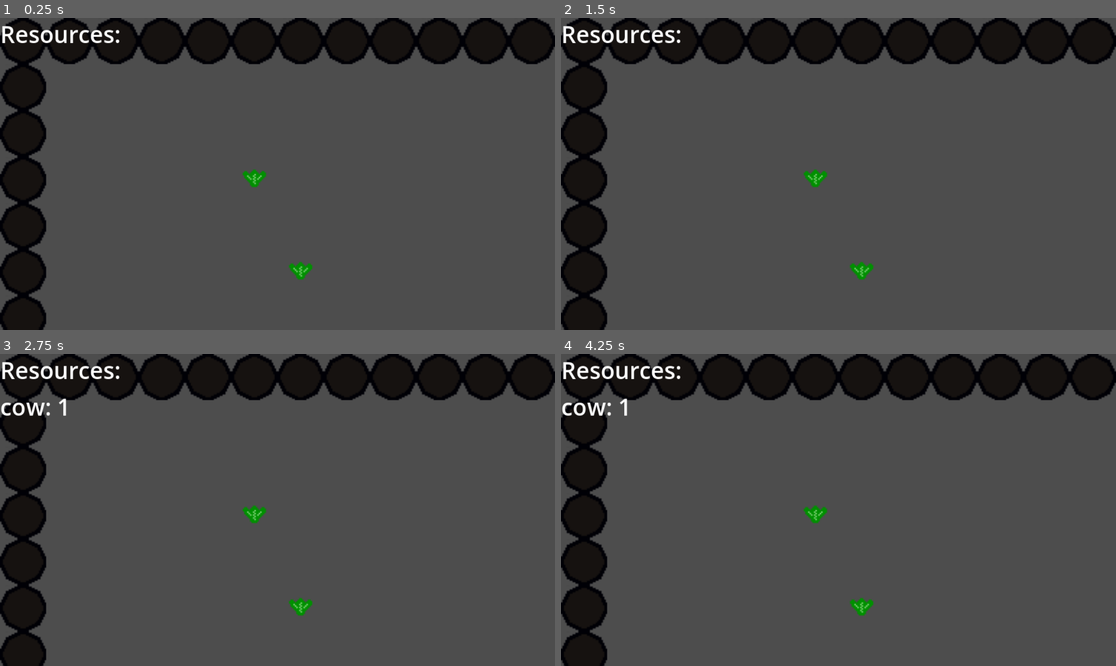
Above: before the commit, frames 1-4 (two rows, left to right).
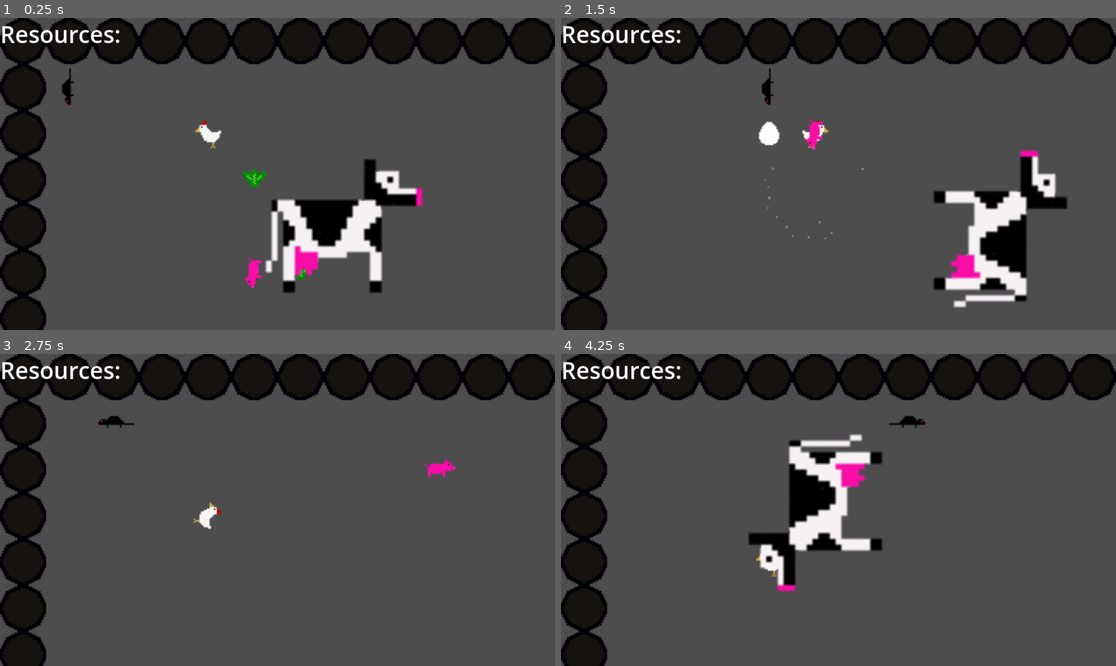
Above: after the commit, the same moments.

Repository: GymShrek/Cooking_mamba_fresh
Game: Godot game, scene res://scenes/Main.tscn
Same seed, same stepped clock (60 frames per second), same inputs: the game is played once before the commit and once after it.
Inputs:
- Up to frame 1 (0.25 s): no input
- Up to frame 2 (1.5 s): hold Right (ui_right) 0.53-1.28 s; hold Down (ui_down) from 1.28 s (still down)
- Up to frame 3 (2.75 s): release Down (ui_down) at 2.03 s; hold Right (ui_right) from 2.03 s (still down)
- Up to frame 4 (4.25 s): release Right (ui_right) at 2.78 s; hold Up (ui_up) 2.78-3.53 s; hold Left (ui_left) from 3.53 s (still down)

The runs differ from the first frame. In frame 1, 5.8% of the frame differs, in the area x 11-77%, y 16-89%; in frame 2, 6.2%, in the area x 35-92%, y 16-93%; in frame 3, 1.0%; in frame 4, 5.9%.
Error before the commit: Parse Error: Function "find_nearest_destroyable_resource()" not found in base self. (res://scripts/animals/mouse.gd:23)

Commit message:
Reorganize files, update animal behaviour

Diff:
--- a/scripts/animal_manager.gd
+++ /dev/null
@@ -1,478 +0,0 @@
-# scripts/animal_manager.gd
-extends Node2D
-
-# Animal scene path
-var animal_scene = preload("res://scenes/Animal.tscn")
-
-# Reference to parent nodes
-@onready var grid = get_parent().get_node("Grid")
-@onready var snake = get_parent().get_node("Snake")
-
-# Animal movement timers
-var turn_timer = 0
-var turn_delay = 0.2  # Match snake's game_speed
-
-# Keep track of all animals
-var animals = []
-
-# Animal types and their properties
-var animal_types = {
-	"mouse": {
-		"texture": preload("res://assets/mouse.png"),
-		"size": Vector2i(1, 1),  # 1x1 grid cells
-		"speed": 1,              # 1 cell per turn
-		"destroys": ["wheat", "tomato", "lettuce"],
-		"movement": "perimeter"  # Special behavior flag
-	},
-	"chicken": {
-		"texture": preload("res://assets/chicken.png"),
-		"mid_texture": preload("res://assets/chicken_mid.png"),
-		"flight_texture": preload("res://assets/chicken_flight.png"),
-		"size": Vector2i(1, 1),
-		"speed": 1,
-		"destroys": [],
-		"movement": "flee",      # Will jump when snake approaches
-		"flight_state": 0        # 0=normal, 1=flight, 2=mid
-	},
-	"pig": {
-		"texture": preload("res://assets/pig.png"),
-		"size": Vector2i(1, 1),
-		"speed": 1,
-		"destroys": ["wheat", "tomato", "lettuce", "egg", "milk"],
-		"movement": "linear"     # Moves in linear paths
-	},
-	"cow": {
-		"texture": preload("res://assets/cow.png"),
-		"size": Vector2i(2, 2),  # 2x2 grid cells (4x normal size)
-		"speed": 2,              # 2 cells per turn
-		"destroys": [],
-		"movement": "wander"     # Random movement
-	}
-}
-
-# Flag to track if the manager is initialized
-var is_initialized = false
-
-# Called when the node enters the scene tree for the first time
-func _ready():
-	# Delay the initialization until after the snake is fully set up
-	call_deferred("initialize")
-
-# Initialize after other nodes are ready
-func initialize():
-	# Make sure snake is ready and has segments
-	if snake and snake.segments.size() > 0:
-		is_initialized = true
-		# Initial animal spawning
-		spawn_animals()
-	else:
-		# Try again in the next frame
-		call_deferred("initialize")
-
-# Called every frame
-func _process(delta):
-	# Don't process until initialized
-	if not is_initialized:
-		return
-
-	# Move animals based on turn timer (sync with snake movement)
-	turn_timer += delta
-	if turn_timer >= turn_delay:
-		turn_timer = 0
-		move_animals()
-
-# Spawn initial animals
-func spawn_animals():
-	spawn_animal("mouse", 3)  # Spawn 3 mice
-	spawn_animal("chicken", 2)  # Spawn 2 chickens
-	spawn_animal("pig", 1)  # Spawn 1 pig
-	spawn_animal("cow", 1)  # Spawn 1 cow
-
-# Spawn a specific number of a given animal type
-func spawn_animal(type, count):
-	for i in range(count):
-		var animal = animal_scene.instantiate()
-
-		# Set animal type and properties
-		animal.type = type
-		animal.size = animal_types[type].size
-		animal.speed = animal_types[type].speed
-		animal.destroys = animal_types[type].destroys
-		animal.movement_behavior = animal_types[type].movement
-		animal.texture = animal_types[type].texture
-
-		# For chickens, also set the additional textures
-		if type == "chicken":
-			animal.mid_texture = animal_types[type].mid_texture
-			animal.flight_texture = animal_types[type].flight_texture
-			animal.flight_state = animal_types[type].flight_state
-
-		# Find a valid position
-		var valid_position = false
-		var grid_pos = Vector2i()
-
-		while not valid_position:
-			# Generate a random position
-			if type == "mouse":
-				# Mice spawn near the perimeter
-				var perimeter_choice = randi() % 4
-				if perimeter_choice == 0:  # Top row
-					grid_pos = Vector2i(randi_range(1, grid.grid_size.x - 2), 1)
-				elif perimeter_choice == 1:  # Right column
-					grid_pos = Vector2i(grid.grid_size.x - 2, randi_range(1, grid.grid_size.y - 2))
-				elif perimeter_choice == 2:  # Bottom row
-					grid_pos = Vector2i(randi_range(1, grid.grid_size.x - 2), grid.grid_size.y - 2)
-				else:  # Left column
-					grid_pos = Vector2i(1, randi_range(1, grid.grid_size.y - 2))
-			elif type == "cow":
-				# Cow needs a 2x2 area, so check differently
-				grid_pos = Vector2i(
-					randi_range(1, grid.grid_size.x - 3),  # -3 to account for 2x2 size
-					randi_range(1, grid.grid_size.y - 3)
-				)
-			else:
-				# Other animals spawn anywhere valid
-				grid_pos = Vector2i(
-					randi_range(1, grid.grid_size.x - 2),
-					randi_range(1, grid.grid_size.y - 2)
-				)
-
-			# Check if position is valid
-			valid_position = is_position_valid_for_animal(grid_pos, type)
-
-		# Set the position
-		animal.grid_pos = grid_pos
-		animal.position = grid.grid_to_world(grid_pos)
-
-		# Special case for cow which is larger
-		if type == "cow":
-			animal.position -= Vector2(grid.CELL_SIZE/2, grid.CELL_SIZE/2)  # Adjust for center
-
-		# Add the animal to the scene
-		add_child(animal)
-		animals.append(animal)
-
-# Check if a position is valid for an animal
-func is_position_valid_for_animal(pos, type):
-	# Check if the cells are vacant
-	if type == "cow":
-		# Check 2x2 grid area for cow
-		for x in range(2):
-			for y in range(2):
-				var check_pos = pos + Vector2i(x, y)
-				if not grid.is_cell_vacant(check_pos):
-					return false
-
-		# Check for collision with snake
-		for segment in snake.segments:
-			for x in range(2):
-				for y in range(2):
-					if segment.grid_pos == pos + Vector2i(x, y):
-						return false
-
-		# Check for collision with other animals
-		for animal in animals:
-			if animal.type == "cow":
-				# Check if cow 2x2 areas overlap
-				var cow_area = Rect2(animal.grid_pos.x, animal.grid_pos.y, 2, 2)
-				var new_cow_area = Rect2(pos.x, pos.y, 2, 2)
-				if cow_area.intersects(new_cow_area):
-					return false
-			else:
-				# Check if other animal is within the cow's 2x2 area
-				for x in range(2):
-					for y in range(2):
-						if animal.grid_pos == pos + Vector2i(x, y):
-							return false
-
-		return true
-	else:
-		# Standard 1x1 cell check for other animals
-		if not grid.is_cell_vacant(pos):
-			return false
-
-		# Check for collision with snake
-		for segment in snake.segments:
-			if segment.grid_pos == pos:
-				return false
-
-		# Check for collision with other animals
-		for animal in animals:
-			if animal.type == "cow":
-				# Check if position is within cow's 2x2 area
-				var cow_area = Rect2(animal.grid_pos.x, animal.grid_pos.y, 2, 2)
-				if cow_area.has_point(pos):
-					return false
-			elif animal.grid_pos == pos:
-				return false
-
-		return true
-
-# Move all animals according to their behavior
-func move_animals():
-	for animal in animals:
-		if animal.type == "chicken":
-			update_chicken_state(animal)
-
-		if animal.flight_state == 1:  # Chicken in full flight - untouchable
-			continue  # Skip movement for flying chickens
-
-		move_animal(animal)
-
-# Update chicken state based on snake proximity
-func update_chicken_state(chicken_entity):
-	if chicken_entity.flight_state > 0:
-		# Already in flight, progress the animation
-		chicken_entity.flight_state = (chicken_entity.flight_state + 1) % 3
-		update_chicken_appearance(chicken_entity)
-		return
-
-	# Check if snake is within 1 cell
-	var snake_head_pos = snake.segments[0].grid_pos
-	var distance = abs(snake_head_pos.x - chicken_entity.grid_pos.x) + abs(snake_head_pos.y - chicken_entity.grid_pos.y)
-
-	if distance <= 1:
-		# Snake is close, start flight
-		chicken_entity.flight_state = 1  # Full flight
-		update_chicken_appearance(chicken_entity)
-
-# Update chicken appearance based on flight state
-func update_chicken_appearance(chicken_entity):
-	match chicken_entity.flight_state:
-		0:  # Normal
-			chicken_entity.get_node("Sprite2D").texture = chicken_entity.texture
-		1:  # Full flight
-			chicken_entity.get_node("Sprite2D").texture = chicken_entity.flight_texture
-		2:  # Mid flight
-			chicken_entity.get_node("Sprite2D").texture = chicken_entity.mid_texture
-
-# Move an animal based on its behavior
-func move_animal(animal):
-	var new_pos = animal.grid_pos
-
-	match animal.movement_behavior:
-		"perimeter":
-			new_pos = move_perimeter(animal)
-		"flee":
-			new_pos = move_flee(animal)
-		"linear":
-			new_pos = move_linear(animal)
-		"wander":
-			new_pos = move_wander(animal)
-
-	# Check if the new position is valid
-	var valid_move = false
-
-	if animal.type == "cow":
-		# Check 2x2 area for cow
-		valid_move = is_position_valid_for_animal(new_pos, "cow")
-	else:
-		# Standard check for other animals
-		valid_move = grid.is_cell_vacant(new_pos)
-
-		# Check for collision with snake
-		for segment in snake.segments:
-			if segment.grid_pos == new_pos:
-				valid_move = false
-
-		# Check for collision with other animals
-		for other_animal in animals:
-			if other_animal != animal:
-				if other_animal.type == "cow":
-					# Check if position is within cow's 2x2 area
-					var cow_area = Rect2(other_animal.grid_pos.x, other_animal.grid_pos.y, 2, 2)
-					if cow_area.has_point(new_pos):
-						valid_move = false
-				elif other_animal.grid_pos == new_pos:
-					valid_move = false
-
-	if valid_move:
-		# Check for collectibles to destroy
-		check_and_destroy_collectibles(animal, new_pos)
-
-		# Move the animal
-		animal.grid_pos = new_pos
-
-		if animal.type == "cow":
-			animal.position = grid.grid_to_world(new_pos) - Vector2(grid.CELL_SIZE/2, grid.CELL_SIZE/2)
-		else:
-			animal.position = grid.grid_to_world(new_pos)
-
-# Mouse movement: follows perimeter unless near edible resources
-func move_perimeter(animal):
-	var directions = [Vector2i(0, -1), Vector2i(1, 0), Vector2i(0, 1), Vector2i(-1, 0)]  # Up, Right, Down, Left
-
-	# First, check if any edible resources are within 5 tiles
-	var collectibles_node = get_parent().get_node("Collectibles")
-	var closest_resource = null
-	var closest_distance = 6  # More than our threshold of 5
-
-	for collectible in collectibles_node.get_children():
-		if animal.destroys.has(collectible.resource_type):
-			var collectible_grid_pos = grid.world_to_grid(collectible.position)
-			var distance = abs(animal.grid_pos.x - collectible_grid_pos.x) + abs(animal.grid_pos.y - collectible_grid_pos.y)
-
-			if distance < closest_distance:
-				closest_resource = collectible
-				closest_distance = distance
-
-	# If there's an edible resource within range, move toward it
-	if closest_resource and closest_distance <= 5:
-		var target_pos = grid.world_to_grid(closest_resource.position)
-		var best_dir = Vector2i(0, 0)
-		var min_distance = 999
-
-		for dir in directions:
-			var new_pos = animal.grid_pos + dir
-			var new_distance = abs(new_pos.x - target_pos.x) + abs(new_pos.y - target_pos.y)
-
-			if new_distance < min_distance and grid.is_cell_vacant(new_pos):
-				min_distance = new_distance
-				best_dir = dir
-
-		if best_dir != Vector2i(0, 0):
-			return animal.grid_pos + best_dir
-
-	# If no resources nearby or couldn't find a path, follow perimeter
-	var perimeter_dirs = []
-
-	for dir in directions:
-		var new_pos = animal.grid_pos + dir
-
-		# Is it near the perimeter?
-		if new_pos.x == 1 or new_pos.x == grid.grid_size.x - 2 or new_pos.y == 1 or new_pos.y == grid.grid_size.y - 2:
-			if grid.is_cell_vacant(new_pos):
-				perimeter_dirs.append(dir)
-
-	# If already on perimeter, prioritize staying on perimeter
-	if animal.grid_pos.x == 1 or animal.grid_pos.x == grid.grid_size.x - 2 or animal.grid_pos.y == 1 or animal.grid_pos.y == grid.grid_size.y - 2:
-		var filtered_perimeter_dirs = []
-		for dir in perimeter_dirs:
-			var new_pos = animal.grid_pos + dir
-			if new_pos.x == 1 or new_pos.x == grid.grid_size.x - 2 or new_pos.y == 1 or new_pos.y == grid.grid_size.y - 2:
-				filtered_perimeter_dirs.append(dir)
-
-		if not filtered_perimeter_dirs.empty():
-			perimeter_dirs = filtered_perimeter_dirs
-
-	# If no perimeter directions available, move randomly inward
-	if perimeter_dirs.empty():
-		var valid_dirs = []
-		for dir in directions:
-			var new_pos = animal.grid_pos + dir
-			if grid.is_cell_vacant(new_pos):
-				valid_dirs.append(dir)
-
-		if valid_dirs.empty():
-			return animal.grid_pos  # Can't move
-
-		return animal.grid_pos + valid_dirs[randi() % valid_dirs.size()]
-
-	# Choose a random perimeter direction
-	return animal.grid_pos + perimeter_dirs[randi() % perimeter_dirs.size()]
-
-# Chicken movement: flee from snake
-func move_flee(animal_entity):
-	var snake_head_pos = snake.segments[0].grid_pos
-	var directions = [Vector2i(0, -1), Vector2i(1, 0), Vector2i(0, 1), Vector2i(-1, 0)]  # Up, Right, Down, Left
-
-	# 50% chance to move randomly, 50% chance to return to starting position
-	if randf() < 0.5:
-		return animal_entity.grid_pos + directions[randi() % directions.size()]
-	else:
-		# Try to move away from the snake
-		var best_dir = Vector2i(0, 0)
-		var max_distance = -1
-
-		for dir in directions:
-			var new_pos = animal_entity.grid_pos + dir
-			var distance = abs(new_pos.x - snake_head_pos.x) + abs(new_pos.y - snake_head_pos.y)
-
-			if distance > max_distance and grid.is_cell_vacant(new_pos):
-				max_distance = distance
-				best_dir = dir
-
-		return animal_entity.grid_pos + best_dir
-
-# Pig movement: linear paths
-func move_linear(animal_entity):
-	# If pig doesn't have a current direction, choose one
-	if not animal_entity.has("current_dir") or animal_entity.current_dir == Vector2i(0, 0):
-		var directions = [Vector2i(0, -1), Vector2i(1, 0), Vector2i(0, 1), Vector2i(-1, 0)]  # Up, Right, Down, Left
-		animal_entity.current_dir = directions[randi() % directions.size()]
-
-	# Try to keep moving in current direction
-	var new_pos = animal_entity.grid_pos + animal_entity.current_dir
-
-	# If we can't move in that direction, choose a new one
-	if not grid.is_cell_vacant(new_pos):
-		# Find possible directions
-		var directions = [Vector2i(0, -1), Vector2i(1, 0), Vector2i(0, 1), Vector2i(-1, 0)]
-		var valid_dirs = []
-
-		for dir in directions:
-			if grid.is_cell_vacant(animal_entity.grid_pos + dir):
-				valid_dirs.append(dir)
-
-		if valid_dirs.empty():
-			return animal_entity.grid_pos  # No valid move
-
-		animal_entity.current_dir = valid_dirs[randi() % valid_dirs.size()]
-		new_pos = animal_entity.grid_pos + animal_entity.current_dir
-
-	return new_pos
-
-# Cow movement: wander 2 cells at a time
-func move_wander(animal_entity):
-	var directions = [Vector2i(0, -1), Vector2i(1, 0), Vector2i(0, 1), Vector2i(-1, 0)]  # Up, Right, Down, Left
-
-	# Get valid directions for first step
-	var valid_dirs = []
-	for dir in directions:
-		var new_pos = animal_entity.grid_pos + dir
-		if is_position_valid_for_animal(new_pos, "cow"):
-			valid_dirs.append(dir)
-
-	if valid_dirs.empty():
-		return animal_entity.grid_pos  # No valid move
-
-	# Choose random direction
-	var chosen_dir = valid_dirs[randi() % valid_dirs.size()]
-
-	# For cows, move 2 steps in the same direction
-	var final_pos = animal_entity.grid_pos + chosen_dir
-
-	# Try to take second step if possible
-	var second_pos = final_pos + chosen_dir
-	if is_position_valid_for_animal(second_pos, "cow"):
-		final_pos = second_pos
-
-	return final_pos
-
-# Check for and destroy collectibles
-func check_and_destroy_collectibles(animal, position):
-	var collectibles_node = get_parent().get_node("Collectibles")
-
-	if animal.type == "cow":
-		# Check all 4 spots of the cow's 2x2 area
-		for x in range(2):
-			for y in range(2):
-				var check_pos = position + Vector2i(x, y)
-				for collectible in collectibles_node.get_children():
-					var collectible_grid_pos = grid.world_to_grid(collectible.position)
-					if collectible_grid_pos == check_pos:
-						destroy_collectible(animal, collectible)
-	elif animal.destroys.size() > 0:
-		# Check for collectibles at animal's position
-		for collectible in collectibles_node.get_children():
-			var collectible_grid_pos = grid.world_to_grid(collectible.position)
-			if collectible_grid_pos == position and animal.destroys.has(collectible.resource_type):
-				destroy_collectible(animal, collectible)
-
-# Destroy a collectible
-func destroy_collectible(animal, collectible):
-	# Create sparkle effect
-	snake.create_sparkle_effect(collectible.position)
-
-	# Remove the collectible
-	collectible.queue_free()
--- a/scripts/animals/animal.gd
+++ b/scripts/animals/animal.gd
@@ -14,6 +14,7 @@
 # For chicken animation
 var is_flying = false
 var flying_cooldown = 0
+var jump_pos = Vector2i() # Added to store the position of a jump
 
 # References to other nodes
 var grid
@@ -62,9 +63,9 @@
 		# Default sprite orientation is typically facing left
 		pass
 	elif facing_direction.y > 0:  # Down
+		$Sprite2D.rotation = deg_to_rad(90)
+	elif facing_direction.y < 0:  # Up
 		$Sprite2D.rotation = deg_to_rad(-90)
-	elif facing_direction.y < 0:  # Up
-		$Sprite2D.rotation = deg_to_rad(90)
 
 # Check if a position is valid (not occupied by other animals, snake, or walls)
 # The pos parameter is the position to check
@@ -159,3 +160,25 @@
 
 	# Remove the collectible
 	collectible.queue_free()
+
+# Find the nearest resource that this animal can destroy
+# This was missing from the base class and causing the error
+func find_nearest_destroyable_resource(curr_pos, max_distance):
+	var collectibles_node = main.get_node("Collectibles")
+	var nearest_resource = null
+	var min_distance = max_distance + 1  # Beyond our search range
+
+	# Check all collectibles
+	for collectible in collectibles_node.get_children():
+		# Skip if not a destroyable resource or if it's another animal
+		if collectible.is_animal or not (collectible.resource_type in destroys):
+			continue
+
+		var resource_pos = grid.world_to_grid(collectible.position)
+		var distance = (resource_pos - curr_pos).length()
+
+		if distance < min_distance:
+			min_distance = distance
+			nearest_resource = collectible
+
+	return nearest_resource
--- a/scripts/animals/fish.gd
+++ b/scripts/animals/fish.gd
@@ -4,6 +4,7 @@
 
 var in_water = true
 var snake_in_water = false
+var move_counter = 0 # Counter for alternating movement
 
 func _ready():
 	super()
@@ -14,26 +15,47 @@
 	$Sprite2D.texture = load("res://assets/fish.png") # You'll need to create this asset
 
 func move():
-	# Placeholder for fish movement
-	# This will be implemented later with water mechanics
+	# Placeholder for fish movement - basic implementation
+	# This will be expanded later with proper water mechanics
 
-	# Basic logic outline:
-	# 1. Check if the snake is in water
-	# 2. If snake is out of water, move slowly (every other turn)
-	# 3. If snake enters water, move quickly (2 spaces) away from snake
-	# 4. If snake is in water, move one space diagonally
+	# For now, just alternate movement every other turn
+	move_counter += 1
+	if move_counter % 2 != 0:
+		return # Only move every other turn
 
-	# For now, just stay in place
-	pass
+	# Get random direction
+	var directions = [
+		Vector2i(1, 0),   # Right
+		Vector2i(-1, 0),  # Left
+		Vector2i(0, 1),   # Down
+		Vector2i(0, -1)   # Up
+	]
+
+	# Shuffle directions
+	directions.shuffle()
+
+	# Try each direction until we find a valid one
+	for dir in directions:
+		var new_pos = grid_pos + dir
+		if is_position_valid(new_pos):
+			# Update facing direction
+			update_facing_direction(new_pos)
+
+			# Update position
+			grid_pos = new_pos
+			position = grid.grid_to_world(new_pos)
+			return
+
+	# If no valid moves found, stay in place
 
 # Check if a position is valid (must be in water)
-func is_position_valid(pos):
+func is_position_valid(pos, ignore_resource_type = ""):
 	# Check if it's within the grid bounds and not a wall
 	if not grid.is_cell_vacant(pos):
 		return false
 
 	# TODO: Check if the position is in water
-	# This will be implemented with water mechanics
+	# This will be implemented with water mechanics later
 
-	# For now, use standard validity check
-	return super.is_position_valid(pos)
+	# For now, use standard validity check from parent class
+	return super.is_position_valid(pos, ignore_resource_type)
--- a/scripts/animals/mouse.gd
+++ b/scripts/animals/mouse.gd
@@ -3,8 +3,8 @@
 class_name MouseAnimal
 
 # Make these properties exportable so they can be modified in the Godot UI
-@export var detection_range: int = 3  # Changed from 5 to 3 as requested
-@export var flee_distance: int = 2    # Changed from 3 to 2 as requested
+@export var detection_range: int = 3  # Detection range for resources
+@export var flee_distance: int = 2    # Distance to flee from snake
 
 func _ready():
 	super()
--- a/scripts/animals/pig.gd
+++ b/scripts/animals/pig.gd
@@ -3,7 +3,7 @@
 class_name PigAnimal
 
 var current_dir = Vector2i()
-@export var detection_range: int = 5  # Changed from 8 to 5 as requested
+@export var detection_range: int = 5  # Detection range for resources
 var destroyable_resources = ["milk", "tomato", "lettuce", "wheat", "egg"] # Priority order
 
 func _ready():
Not shown, removed: scripts/animal_manager.gd.uid
